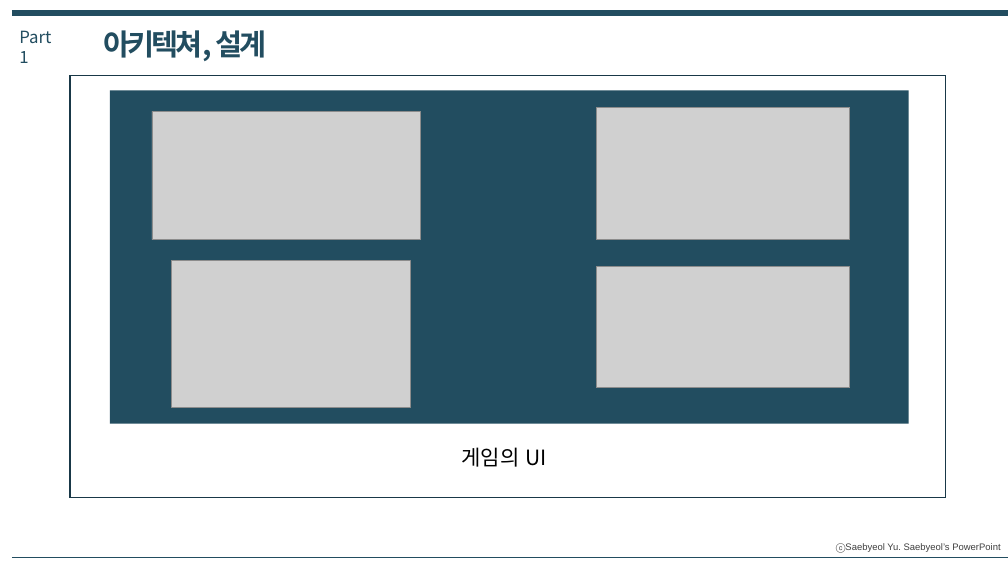
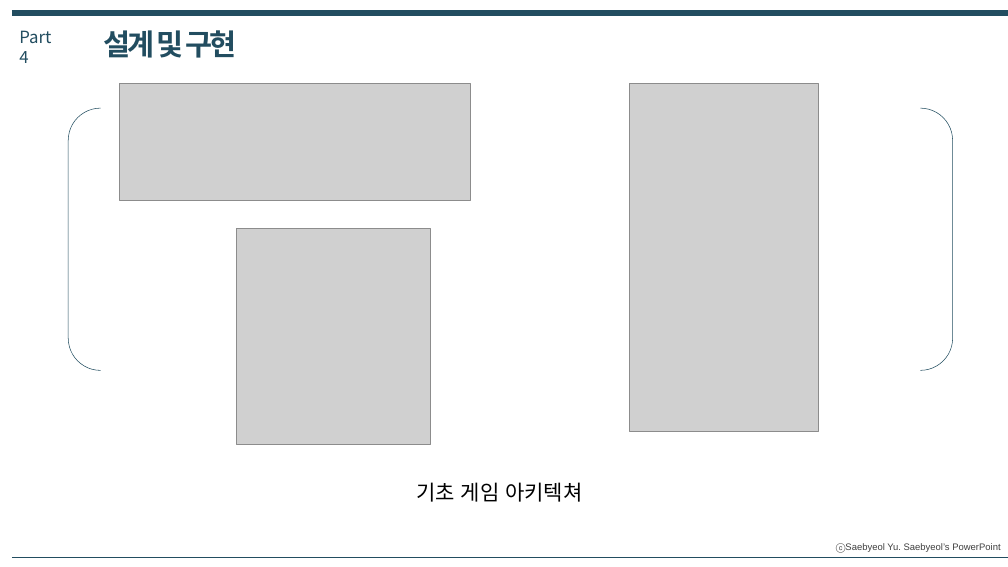
Before and after one commit to IdfKLeh/capstone, a slide deck: slide 7 of for_school/[4팀] 최종발표.pptx (slide 6 before the commit). Drawn at 1008x567 pixels with LibreOffice and Linux fonts; fonts in the diff are those of the drawing; grey boxes stand for pictures. Boxes give left, top, right and bottom in pixels: in the first picture for what was removed or moved away, otherwise in the second. Text is boxed around its words. In the diff, an @@ line names an element or a change of style, - is before the commit and + after.

```diff
--- a/for_school/[4팀] 최종발표.pptx
+++ b/for_school/[4팀] 최종발표.pptx
@@ text at [19,30,51,63]: text changed @@
-Part 1
+Part 4
@@ text at [104,30,236,58]: text changed @@
-아키텍쳐, 설계
+설계 및 구현
@@ rectangle removed at [70,75,946,498] @@
@@ picture added at [119,84,470,200] @@
@@ picture added at [629,84,818,431] @@
@@ bracket pair added at [68,108,953,371], outline #224D60 0.5 pt @@
@@ rectangle removed at [110,91,908,424] @@
@@ picture removed at [152,111,421,240] @@
@@ picture removed at [597,107,850,240] @@
@@ picture: place and size @@
-picture at [172,261,410,408]
+picture at [236,228,430,444]
@@ picture removed at [597,267,850,388] @@
@@ text at [416,482,582,502]: text changed @@
-게임의 UI
+기초 게임 아키텍쳐
```
Also in this commit, not shown: 1 other slide changed, 10 slides added, 8 slides removed.
